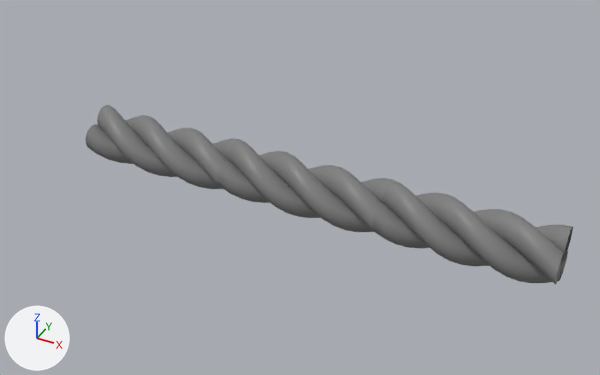
An edit to the Blender file dev/fibers.blend, drawn before and after from the same camera.
The view is the same before and after, from a camera (50 mm lens) standing at (10.14, -11.05, 7.87) and looking at (4.29, 0.17, -0.16). The axes (+X, +Y, +Z) are drawn at lower left. The lights are the same throughout. The same objects are shown in both versions, whatever each file hides.

Objects in the first picture: 'screw'.
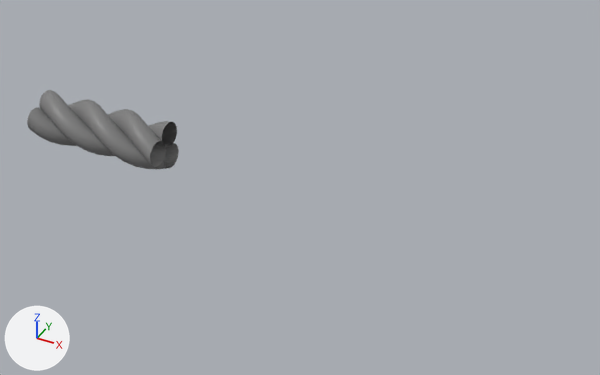
ob_empty is not drawn itself; it is used by a modifier of ob_screw.

Changed parts and their boxes (x1, y1, x2, y2) in the pictures (600 x 375 px):
'screw', reshaped, moved, modifiers changed (69% narrower, 56% shorter)
    before: (85, 105, 573, 284)
    after: (27, 90, 179, 169)

Edits to the bpy script that builds the scene:
```text
Remove ob_empty:
    ob_empty = bpy.data.objects.new('Empty', None)
    ob_empty.location = (0.0, 0.0, 0.0)
    ob_empty.rotation_euler = (2.094, 0.0, 0.0)  # degrees (120, 0, 0)
Change ob_screw:
    add ob_screw.parent = ob_twist
    add ob_screw.matrix_parent_inverse = Matrix(((1.0, 0.0, 0.0, 0.0), (0.0, -0.5, 0.866, 0.0), (0.0, -0.866, -0.5, 0.0), (0.0, 0.0, 0.0, 1.0)))
    ob_screw.location: (0.0, -0.02, 0.0) -> (0.0, 0.0239, 0.0)
    where _m = ob_screw.modifiers.new('Subdivision', 'SUBSURF')
    add _m.levels = 3
    where _m = ob_screw.modifiers.new('Array', 'ARRAY')
    _m.offset_object: ob_empty -> ob_twist
    remove _m = ob_screw.modifiers.new('Array.001', 'ARRAY')
    remove _m.count = 3
    remove _m.constant_offset_displace = (0.0, 0.0, 0.0)
Add ob_twist:
    ob_twist = bpy.data.objects.new('twist', None)
    ob_twist.location = (-1.5, 0.0, 0.0)
    ob_twist.rotation_euler = (2.094, 0.0, 0.0)  # degrees (120, 0, 0)
    ob_twist.hide_render = True
```
